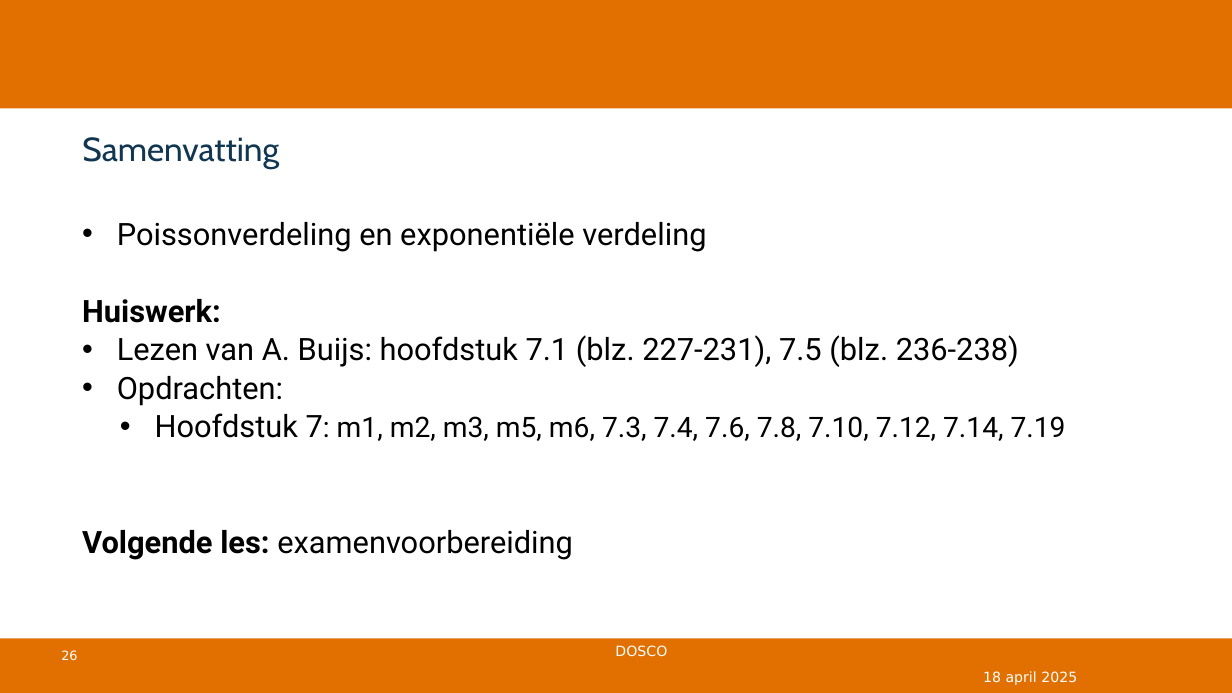
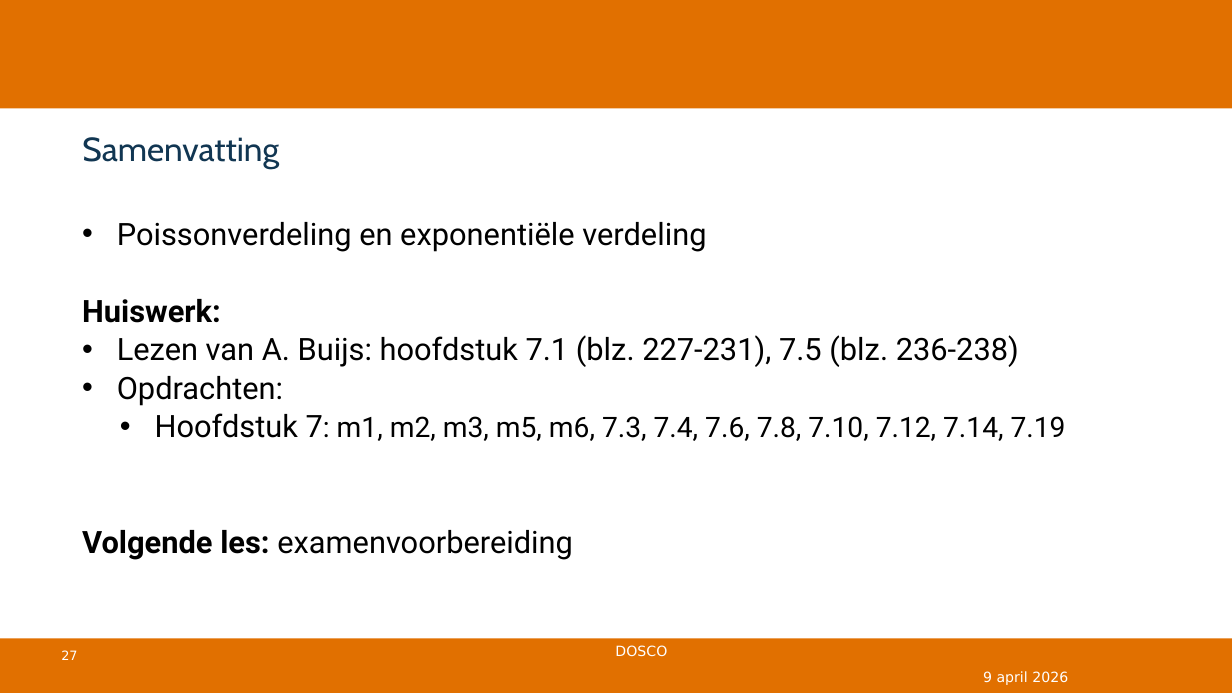
Before and after one commit to DBlom96/Statistiek, a slide deck: slide 27 of Slides/2025-2026/Slides/Statistiek 2024-2025 -- college 6a -- Poissonverdeling.pptx (slide 26 before the commit). Drawn at 1232x693 pixels with LibreOffice and Linux fonts; fonts in the diff are those of the drawing; background and template pictures are left out. Boxes give left, top, right and bottom in pixels: in the first picture for what was removed or moved away, otherwise in the second. Text is boxed around its words. In the diff, an @@ line names an element or a change of style, - is before the commit and + after.

```diff
--- a/Slides/2025-2026/Slides/Statistiek 2024-2025 -- college 6a -- Poissonverdeling.pptx
+++ b/Slides/2025-2026/Slides/Statistiek 2024-2025 -- college 6a -- Poissonverdeling.pptx
@@ page number at (61,650,77,660): text changed @@
-26
+27
@@ text at (983,671,1068,685): text changed @@
-18 april 2025
+9 april 2026
```
Also in this commit, not shown: 3 other slides changed, 1 slide added, 21 other files.
